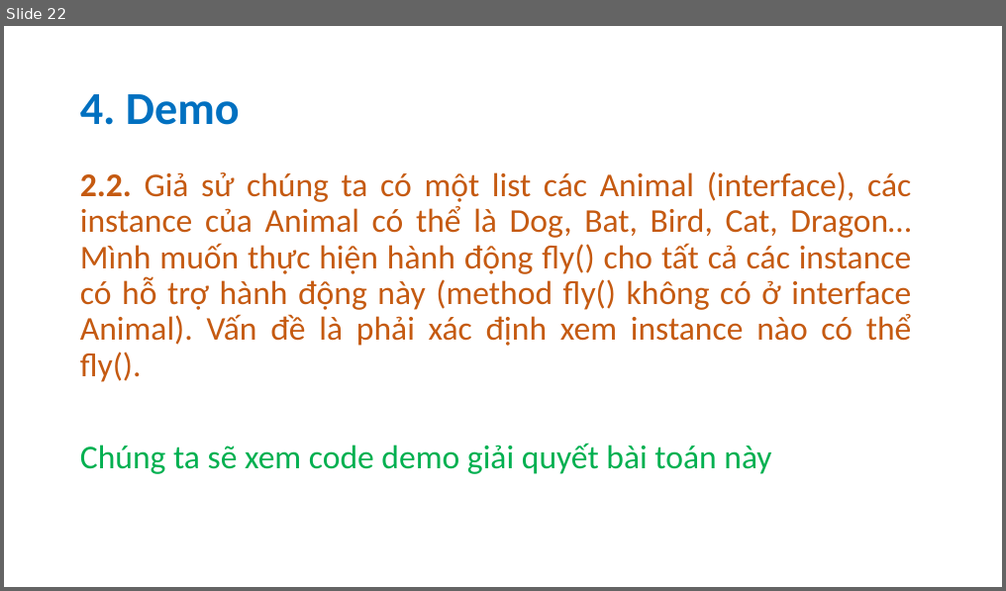
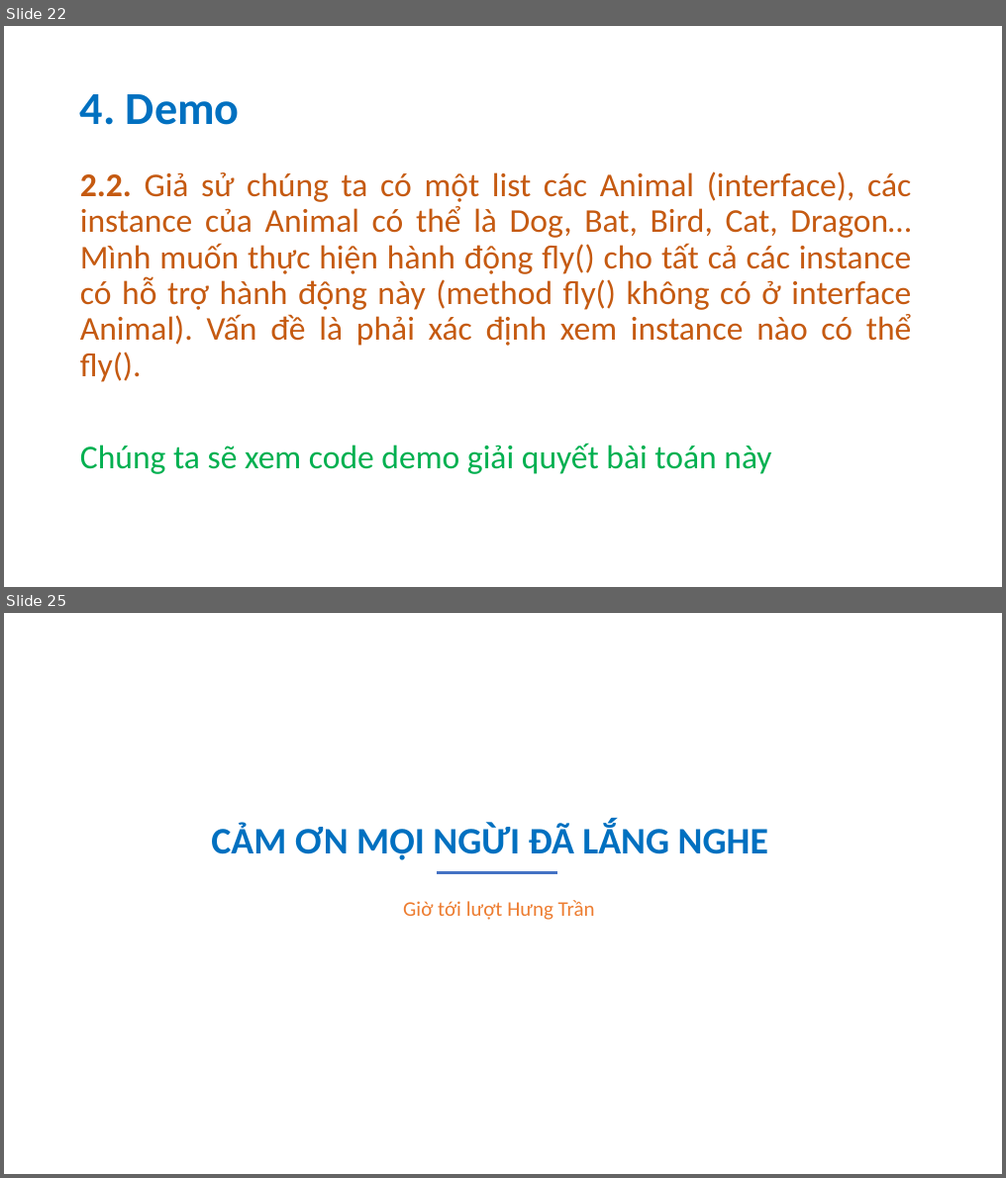
Before and after one commit to quanguefa23/Seminar-Java-Reflection, a slide deck: slide.pptx. Shown one above the other, each under a label of ours: slide 22 before the commit, slides 22 and 25 after it; the slides between them are not shown. The pictures are 1006x591 and 1006x1178 pixels, drawn with LibreOffice and Linux fonts; fonts in the diff are those of the drawing. Boxes give left, top, right and bottom in pixels: in the first picture for what was removed or moved away, otherwise in the second. Text is boxed around its words. In the diff, an @@ line names an element or a change of style, - is before the commit and + after.

```diff
--- a/slide.pptx
+++ b/slide.pptx
@@ slide 25 added at (4, 613, 1002, 1174), background #FFFFFF @@
@@ text added at (211, 822, 768, 861), 36 pt, text #0070C0, bold @@
+CẢM ƠN MỌI NGỪI ĐÃ LẮNG NGHE
@@ line added from (438, 873) to (558, 873), #4472C4 3 pt @@
@@ text added at (403, 900, 595, 920), 20 pt, text #ED7D31 @@
+Giờ tới lượt Hưng Trần
```
Also in this commit, not shown: 11 slides changed, 2 other slides added, 1 other file.
